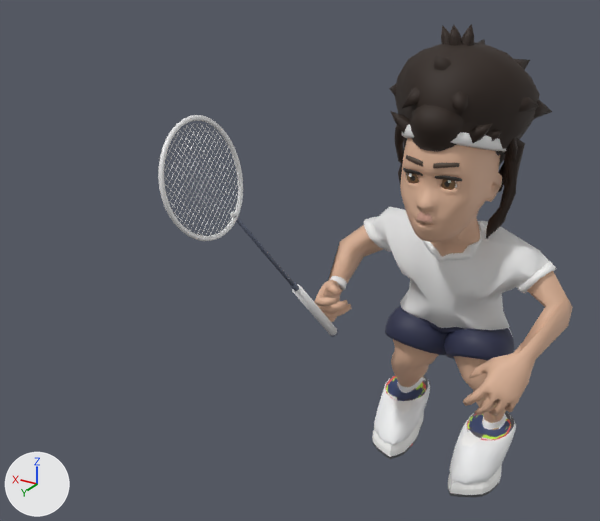
The FBX model unity/BirdieSmash/Assets/Resources/karakter/oyuncak.fbx: old version first, new version second.
The view is the same before and after, from a 50 mm camera at (-0.622, 1.813, 1.329) aimed at (0.242, 0.373, 0.609). The axes (+X, +Y, +Z) are drawn at lower left. The lights are the same throughout. The first picture is the older version. Both versions are drawn at frame 1228 of the action 'Scene'; the numbers are the values there.

Objects in the first picture: 'ayk_bilekli__ayakkabi', 'ayk_hafif__ayakkabi', 'ayk_yastik__ayakkabi', 'oy_forma__forma', 'oy_govde__govde', 'raket_kafa__cerceve', 'raket_tel2__tel2', 'raket_tel__tel', 'sac_afro__sac', 'sac_anime__sac', 'sac_iki_orgu__sac', 'sac_pompadur__sac' and 10 more.
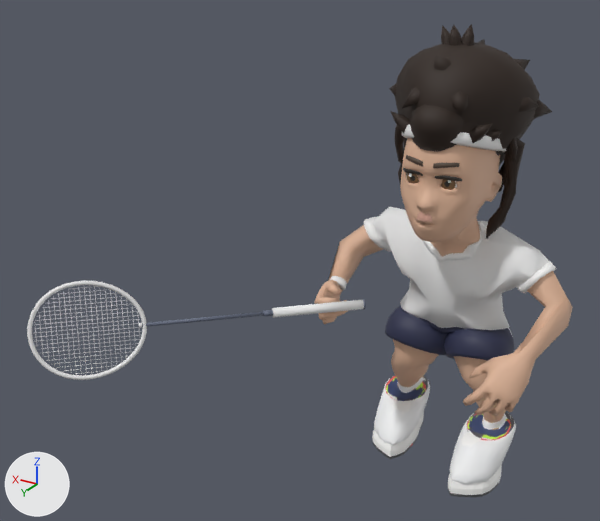
ob_raket_pivot is not drawn itself; it is the parent of ob_raket_tel__tel, ob_raket_sap__grip, ob_raket_tel2__tel2, ob_raket_kafa__cerceve, ob_raket_koyu__koyu.

Where the change shows, as pixel boxes (x1, y1, x2, y2) in the pictures (600 x 521 px):
'raket_kafa__cerceve', turned: before (158, 115, 243, 241); after (27, 280, 147, 380)
'raket_tel__tel', turned: before (164, 123, 239, 235); after (35, 286, 140, 374)
'raket_tel2__tel2', turned: before (165, 123, 239, 236); after (34, 286, 140, 374)
'raket_sap__grip', turned: before (292, 285, 337, 336); after (272, 300, 364, 318)
'raket_koyu__koyu', turned: before (234, 216, 338, 337); after (142, 299, 366, 327)

Edits to the bpy script that builds the scene:
```text
Change ob_raket_pivot:
    ob_raket_pivot.rotation_euler: (1.412, -0.681, -1.479) -> (-0.00426, 1.892, -0.826)  # degrees (81, -39, -85) -> degrees (-0.2, 108, -47)
```
